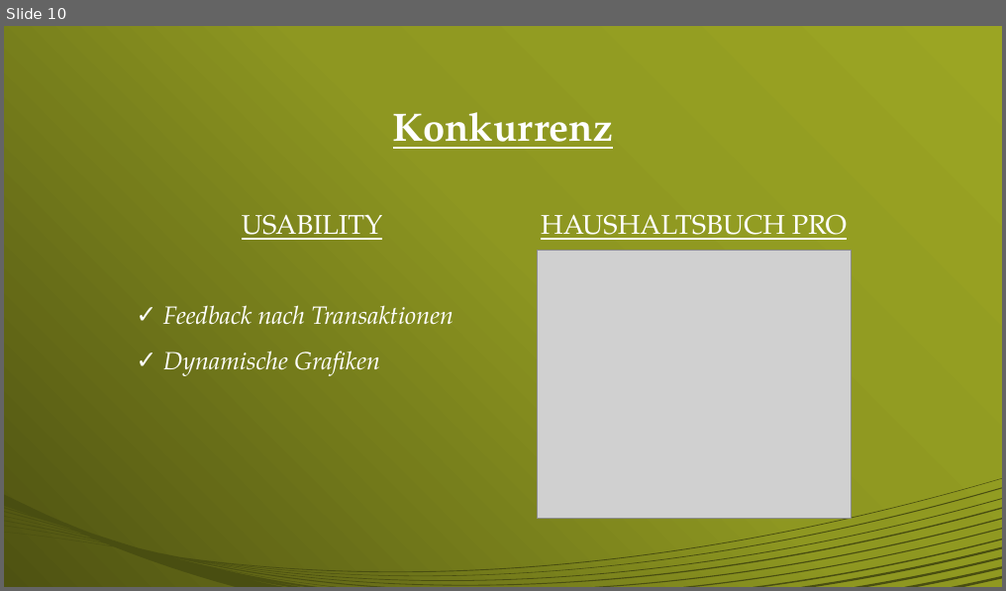
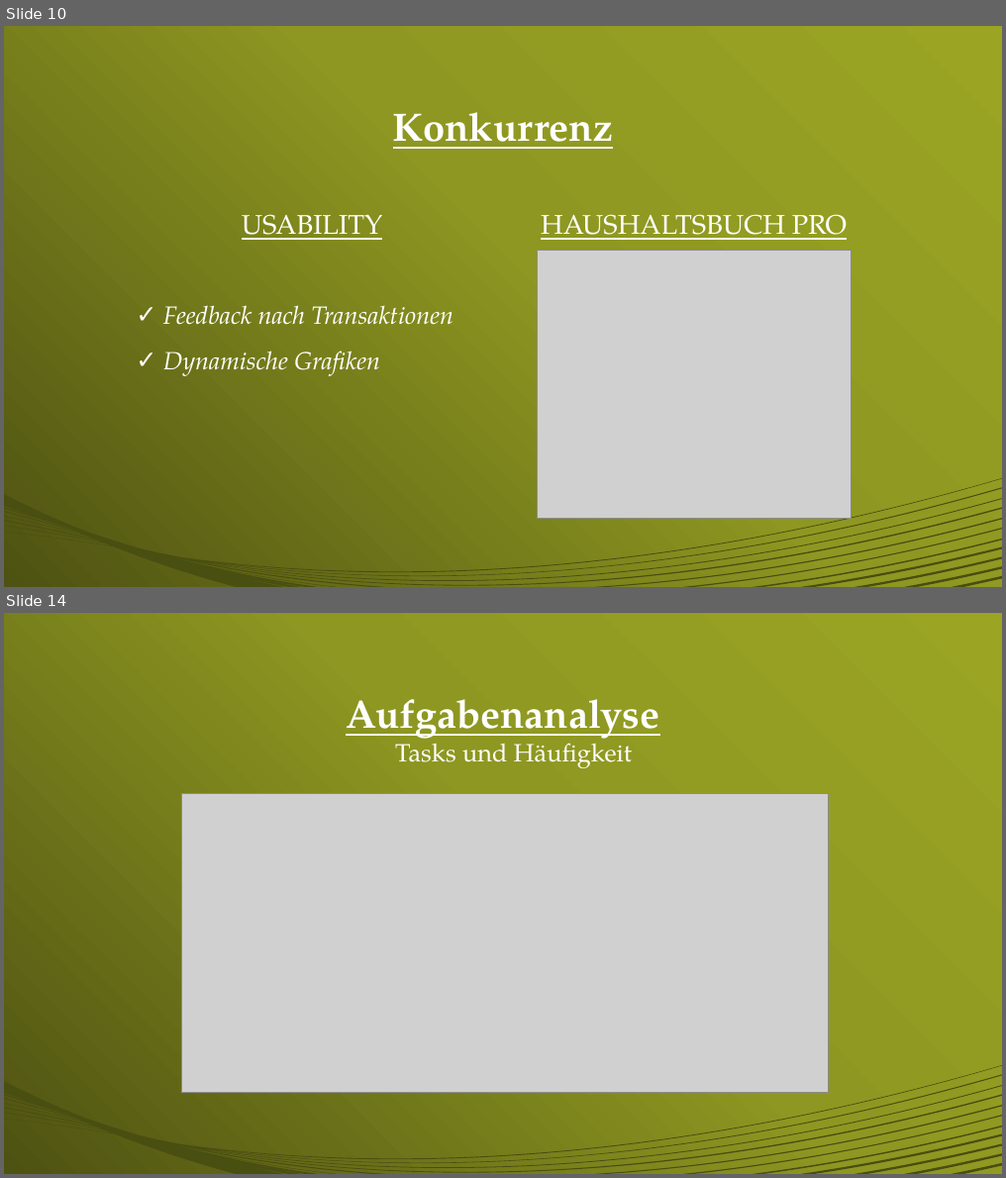
Before and after one commit to TarikPe/HCI, a slide deck: M1/präsentation/M1GruppeFreitagTeam10Präsentation.pptx. Shown one above the other, each under a label of ours: slide 10 before the commit, slides 10 and 14 after it; the slides between them are not shown. The pictures are 1006x591 and 1006x1178 pixels, drawn with LibreOffice and Linux fonts; fonts in the diff are those of the drawing; grey boxes stand for pictures. Boxes give left, top, right and bottom in pixels: in the first picture for what was removed or moved away, otherwise in the second. Text is boxed around its words. In the diff, an @@ line names an element or a change of style, - is before the commit and + after.

```diff
--- a/M1/präsentation/M1GruppeFreitagTeam10Präsentation.pptx
+++ b/M1/präsentation/M1GruppeFreitagTeam10Präsentation.pptx
@@ slide 14 added at <box>4,613,1002,1174</box>, background gradient #9DA625 to #8E9721 to #4E5312; not listed: 1 template element that a slide beside it also shows @@
@@ title added at <box>346,699,660,739</box>, 38 pt, text #FFFFFF, bold, underline @@
+Aufgabenanalyse
@@ text added at <box>395,736,632,768</box>, 24 pt, text #FFFFFF @@
+Tasks und Häufigkeit
@@ picture added at <box>181,793,829,1093</box> @@
```
Also in this commit, not shown: 6 other slides added, 6 other files.
